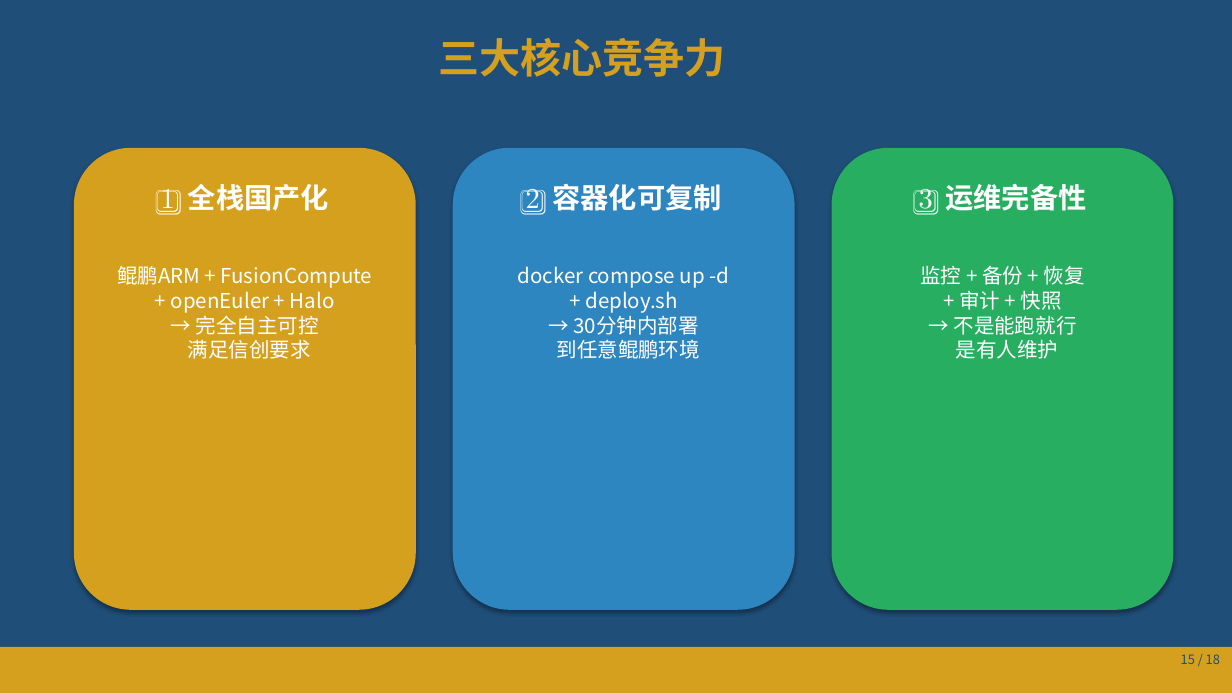
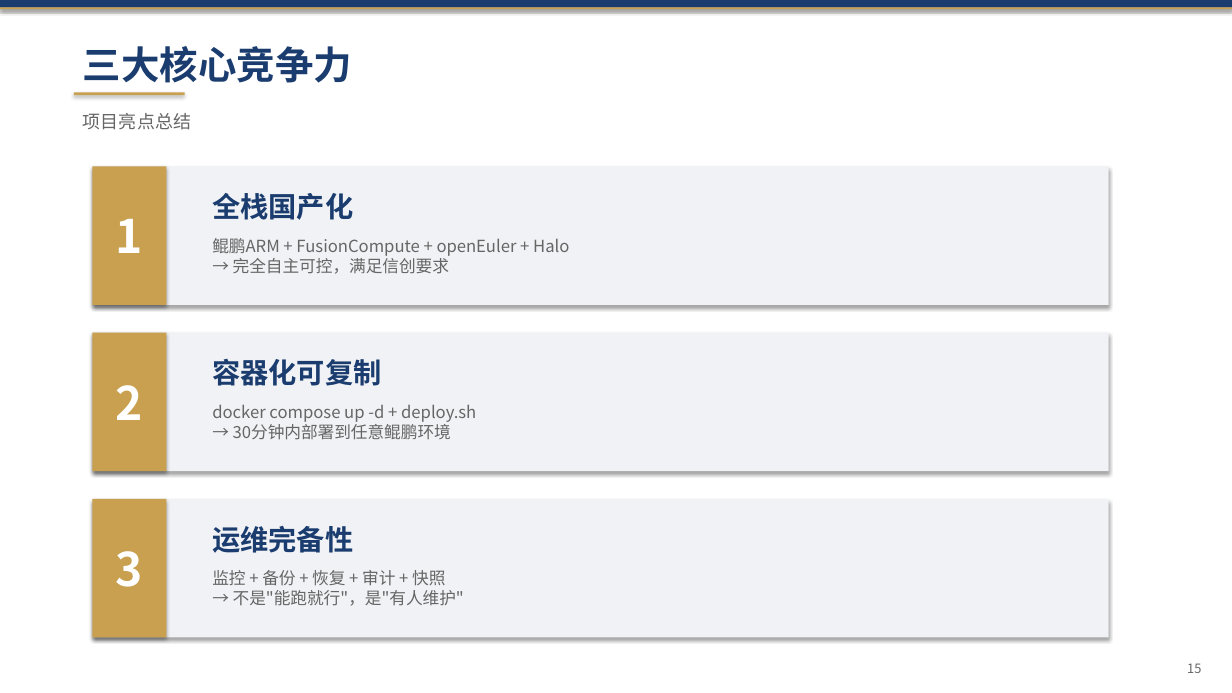
Before and after one commit to solecithovallenato-netizen/snake-game, a slide deck: slide 15 of 作业/交付物/PPT/答辩PPT.pptx. Drawn at 1232x693 pixels with LibreOffice and Linux fonts; fonts in the diff are those of the drawing. Boxes give left, top, right and bottom in pixels: in the first picture for what was removed or moved away, otherwise in the second. Text is boxed around its words. In the diff, an @@ line names an element or a change of style, - is before the commit and + after.

Commit message:
feat: comprehensive deliverable update
PPT: 18-slide native PPTX (python-pptx, 政务蓝+金)
Tech docs: revision histories, fix architecture diagrams, Grafana HTTP fix
Project mgmt: milestone alignment, add 项目结项, cross-file consistency
Ops scripts: deploy.sh restructured (error handling), backup.sh (lock+verify), SELinux fixes, path consistency
README: reflect updated deliverables

```diff
--- a/作业/交付物/PPT/答辩PPT.pptx
+++ b/作业/交付物/PPT/答辩PPT.pptx
@@ background #1F4E79 to #FFFFFF @@
@@ rectangle: place and size @@
-rectangle at (0,647,1232,693)
+rectangle at (0,7,1232,9)
@@ rectangle at (0,7,1232,9): fill #D4A01E to #C8A050 @@
@@ rectangle added at (0,0,1232,7), fill #1A3C6E @@
@@ text "三大核心竞争力": place and size @@
-text "三大核心竞争力" at (438,38,726,77)
+text "三大核心竞争力" at (83,46,352,83)
@@ text "三大核心竞争力" at (83,46,352,83): size 32 to 30 pt, text colour #D4A01E to #1A3C6E; alignment centre to left @@
@@ rectangle added at (74,92,185,95), fill #C8A050 @@
@@ text added at (83,113,191,130), 14 pt, text #666666 @@
+项目亮点总结
@@ rounded rectangle removed at (74,148,416,610) @@
@@ rounded rectangle removed at (453,148,795,610) @@
@@ rounded rectangle removed at (832,148,1174,610) @@
@@ rectangle added at (92,166,1109,305), fill #F0F2F5 @@
@@ rectangle added at (92,166,166,305), fill #C8A050 @@
@@ text at (212,193,353,220): text changed; text colour #FFFFFF to #1A3C6E @@
-1️⃣ 全栈国产化
+全栈国产化
@@ text added at (116,219,143,253), 36 pt, text #FFFFFF, bold @@
+1
@@ text at (212,238,569,274): text changed; size 16 to 13 pt; text colour #FFFFFF to #666666 @@
-鲲鹏ARM + FusionCompute
-+ openEuler + Halo
-→ 完全自主可控
-满足信创要求
+鲲鹏ARM + FusionCompute + openEuler + Halo
+→ 完全自主可控，满足信创要求
@@ rectangle added at (92,333,1109,471), fill #F0F2F5 @@
@@ rectangle added at (92,333,166,471), fill #C8A050 @@
@@ text at (212,359,381,386): text changed; text colour #FFFFFF to #1A3C6E @@
-2️⃣ 容器化可复制
+容器化可复制
@@ text added at (116,385,143,420), 36 pt, text #FFFFFF, bold @@
+2
@@ text at (212,404,476,440): text changed; size 16 to 13 pt; text colour #FFFFFF to #666666 @@
-docker compose up -d
-+ deploy.sh
-→ 30分钟内部署
-到任意鲲鹏环境
+docker compose up -d + deploy.sh
+→ 30分钟内部署到任意鲲鹏环境
@@ rectangle added at (92,499,1109,638), fill #F0F2F5 @@
@@ rectangle added at (92,499,166,638), fill #C8A050 @@
@@ text at (212,526,353,553): text changed; text colour #FFFFFF to #1A3C6E @@
-3️⃣ 运维完备性
+运维完备性
@@ text added at (116,551,143,587), 36 pt, text #FFFFFF, bold @@
+3
@@ text at (212,570,464,606): text changed; size 16 to 13 pt; text colour #FFFFFF to #666666 @@
-监控 + 备份 + 恢复
-+ 审计 + 快照
-→ 不是能跑就行
-是有人维护
+监控 + 备份 + 恢复 + 审计 + 快照
+→ 不是"能跑就行"，是"有人维护"
@@ text at (1187,663,1201,673): text changed; text colour #1F4E79 to #666666 @@
-15 / 18
+15
```
Also in this commit, not shown: 17 other slides changed, 19 other files.
